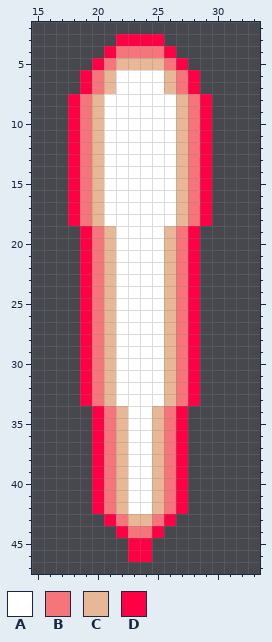
File history of a pixel-art file, assets/charms/1_red.aseprite. Above: the version before the commit.
48x48 pixels, 1 frame. Shown: x 15..33, y 2..47.
Palette (. is transparent): A #ffffff  B #f6757a  C #e8b796  D #ff0044
Pixels before, first column x 18:
 3 ....DDDD....
 4 ...DBBBBD...
 5 ..DBCCCCBD..
 6 .DBCAAAACBD.
 7 .DBCAAAACBD.
 8 DBCAAAAAACBD
 9 DBCAAAAAACBD
10 DBCAAAAAACBD
11 DBCAAAAAACBD
12 DBCAAAAAACBD
13 DBCAAAAAACBD
14 DBCAAAAAACBD
15 DBCAAAAAACBD
16 DBCAAAAAACBD
17 DBCAAAAAACBD
18 DBCAAAAAACBD
19 .DBCAAAACBD.
20 .DBCAAAACBD.
21 .DBCAAAACBD.
22 .DBCAAAACBD.
23 .DBCAAAACBD.
24 .DBCAAAACBD.
25 .DBCAAAACBD.
26 .DBCAAAACBD.
27 .DBCAAAACBD.
28 .DBCAAAACBD.
29 .DBCAAAACBD.
30 .DBCAAAACBD.
31 .DBCAAAACBD.
32 .DBCAAAACBD.
33 .DBCAAAACBD.
34 ..DBCAACBD..
35 ..DBCAACBD..
36 ..DBCAACBD..
37 ..DBCAACBD..
38 ..DBCAACBD..
39 ..DBCAACBD..
40 ..DBCAACBD..
41 ..DBCAACBD..
42 ..DBCAACBD..
43 ...DBCCBD...
44 ....DBBD....
45 .....DD.....
46 .....DD.....
New version:
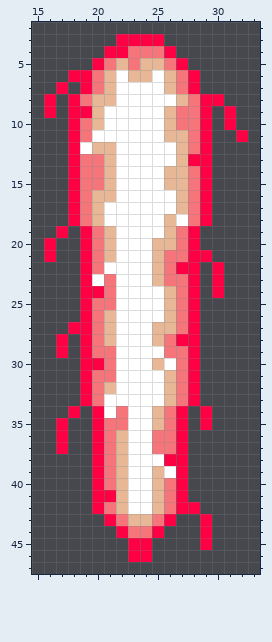
Diff:
y 4: x 22 B -> D
y 5: x 23 C -> B
y 6: x 18 . -> D; x 23..24 AA -> CC
y 7: x 17 . -> D
y 8: x 16 . -> D; x 21 A -> C; x 30 . -> D
y 9: x 16 . -> D; x 19 B -> D; x 26..27 AC -> CB; x 31 . -> D
y 10: x 26..27 AC -> CB; x 31 . -> D
y 11: x 20 C -> A; x 26 A -> C; x 32 . -> D
y 12: x 19 B -> A; x 21 A -> C
y 13: x 20..21 CA -> BC; x 28 B -> D
y 14..15: x 20..21 CA -> BC; x 26 A -> C
y 16: x 21 A -> C
y 18: x 26..27 AC -> CA
y 19: x 17 . -> D
y 20: x 16 . -> D; x 25 A -> C
y 21: x 16 . -> D; x 25..26 AC -> CB; x 29 . -> D
y 22: x 21 C -> A; x 25..27 ACB -> CBD; x 30 . -> D
y 23: x 20..21 BC -> AB; x 25..26 AC -> CB; x 30 . -> D
y 24: x 20..21 BC -> DB; x 30 . -> D
y 25: x 21 C -> B
y 27: x 18 . -> D; x 25 A -> C
y 28: x 17 . -> D; x 25..27 ACB -> CBD
y 29: x 17 . -> D; x 21 C -> B; x 26 C -> B
y 30: x 20..21 BC -> DB; x 25..26 AC -> CA
y 31: x 21 C -> B
y 33: x 21 C -> A
y 34: x 18 . -> D; x 21..22 BC -> AB; x 29 . -> D
y 35: x 17 . -> D; x 22 C -> B; x 29 . -> D
y 36..37: x 17 . -> D; x 25 C -> B
y 38: x 25..26 CB -> AD
y 39: x 26 B -> A
y 41: x 21 B -> D
y 42: x 28 . -> D
y 43..45: x 29 . -> D
